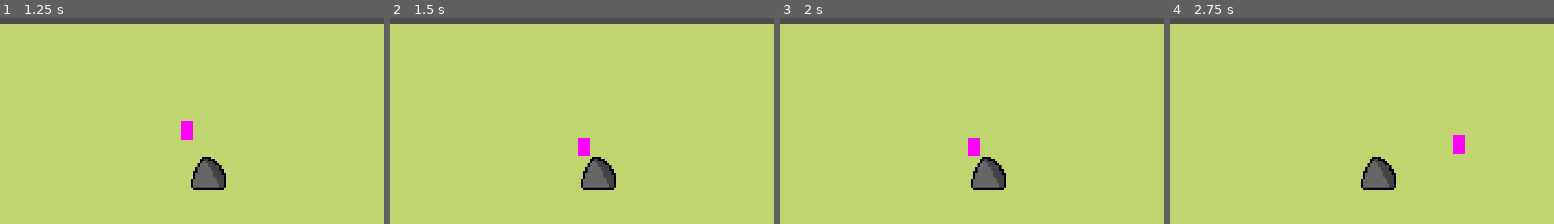
Above: before the commit, frames 1-4 (left to right).
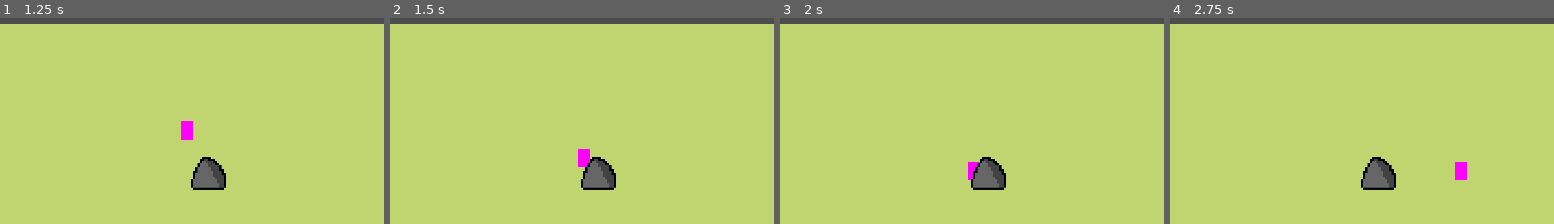
Above: after the commit, the same moments.

Repository: c2i-junia/jeu-godot
Game: Godot game, scene res://scenes/world.tscn
The game is run twice, just before and just after one commit, with the same random seed, the same clock (stepped at 60 frames per second) and the same inputs.
Inputs:
- Up to frame 1 (1.25 s): tap Enter at 0.5 s; hold D (move_right) from 0.53 s (still down)
- Up to frame 2 (1.5 s): tap Space at 1.25 s; release D (move_right) at 1.28 s; hold S (move_down) from 1.28 s (still down)
- Up to frame 3 (2 s): keep holding S (move_down)
- Up to frame 4 (2.75 s): tap Enter at 2 s; release S (move_down) at 2.03 s; hold D (move_right) from 2.03 s (still down)
The pictures show only the part of the screen within x 13-63%, y 0-50%; the shares and areas given below are measured in that part.

Frame 1 is identical in both runs. In frame 2, 0.3% of the frame differs, in the area x 48-53%, y 58-73%; in frame 3, 0.4%; in frame 4, 0.6%, in the area x 73-78%, y 56-79%.

Commit message:
enable y sort

Diff:
--- a/scenes/rock.tscn
+++ b/scenes/rock.tscn
@@ -2,8 +2,9 @@
 
 [ext_resource type="Texture2D" uid="uid://u1m4vn5uiyi4" path="res://assets/rock.png" id="1_w6pyd"]
 
-[sub_resource type="CircleShape2D" id="CircleShape2D_65u65"]
-radius = 27.0185
+[sub_resource type="CapsuleShape2D" id="CapsuleShape2D_2il6a"]
+radius = 6.0
+height = 50.0
 
 [node name="Rock" type="StaticBody2D"]
 
@@ -13,4 +14,6 @@
 texture = ExtResource("1_w6pyd")
 
 [node name="CollisionShape2D" type="CollisionShape2D" parent="."]
-shape = SubResource("CircleShape2D_65u65")
+position = Vector2(-1, 18)
+rotation = 1.5708
+shape = SubResource("CapsuleShape2D_2il6a")
--- a/scenes/world.tscn
+++ b/scenes/world.tscn
@@ -226,6 +226,7 @@
 sources/0 = SubResource("TileSetAtlasSource_y5lbg")
 
 [node name="World" type="Node2D"]
+y_sort_enabled = true
 
 [node name="TileMap" type="TileMap" parent="."]
 scale = Vector2(2, 2)
